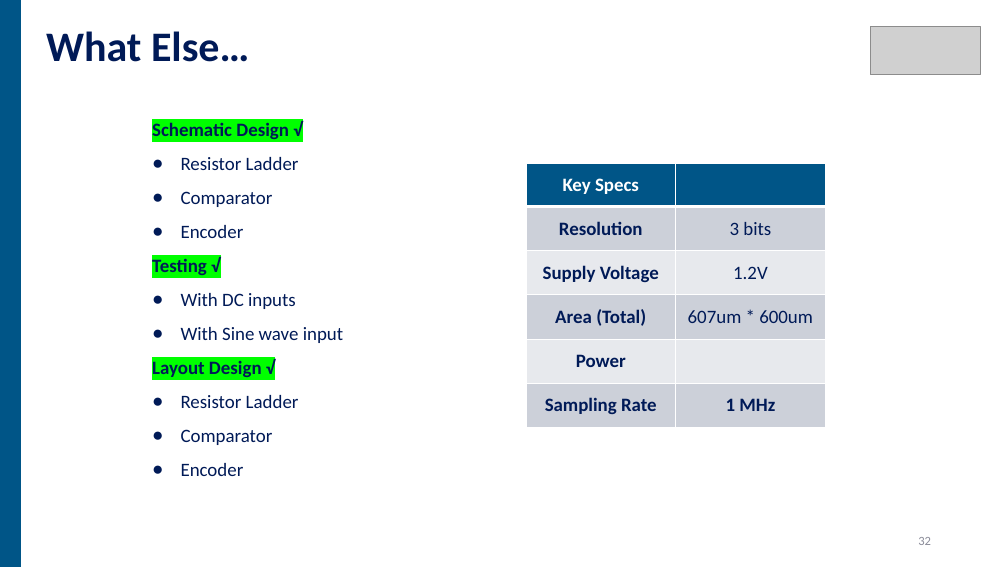
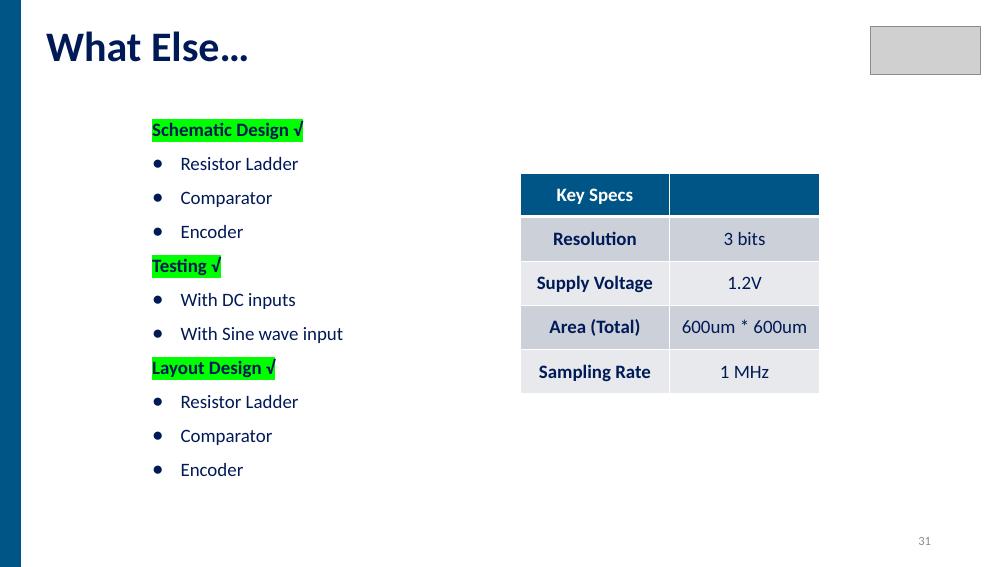
Before and after one commit to jhyang13/Duke-ECE532, a slide deck: slide 32 of Presentation/Final Project Presentation Bingyu-Jiahui 3.pptx (slide 33 before the commit). Drawn at 1008x567 pixels with LibreOffice and Linux fonts; fonts in the diff are those of the drawing; grey boxes stand for pictures. Boxes give left, top, right and bottom in pixels: in the first picture for what was removed or moved away, otherwise in the second. Text is boxed around its words. In the diff, an @@ line names an element or a change of style, - is before the commit and + after.

```diff
--- a/Presentation/Final Project Presentation Bingyu-Jiahui 3.pptx
+++ b/Presentation/Final Project Presentation Bingyu-Jiahui 3.pptx
@@ table at (520,173,820,394) @@
-row 4: Area (Total) | 607um * 600um
-row 5: Power | 
+row 4: Area (Total) | 600um * 600um
@@ table: place and size @@
-table at (526,163,826,428)
+table at (520,173,820,394)
```
Also in this commit, not shown: 4 other slides changed, 1 slide added, 2 slides removed.
